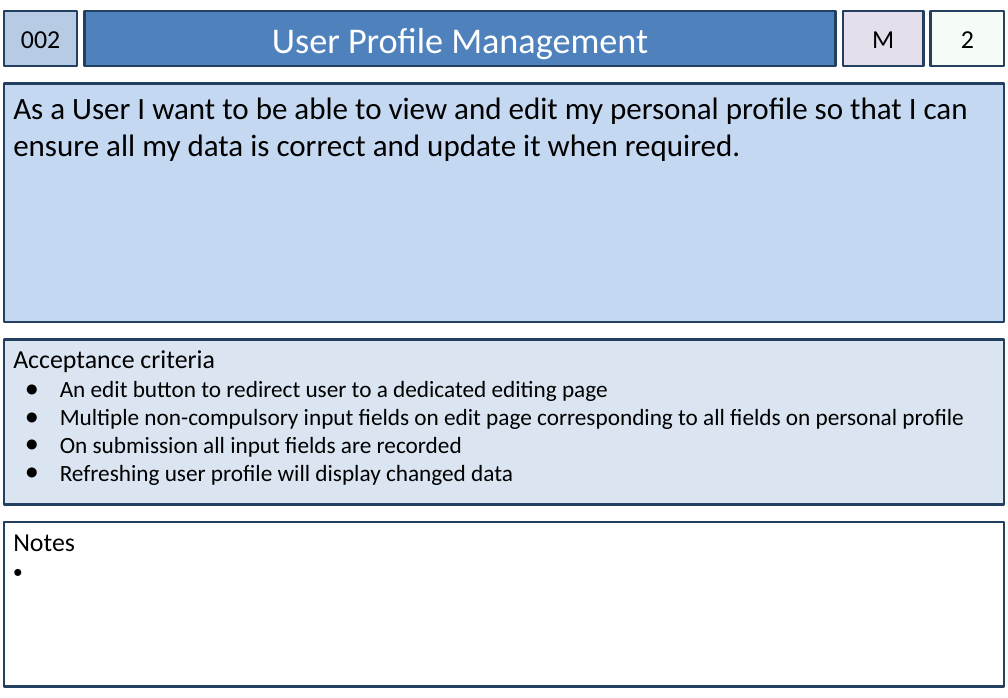
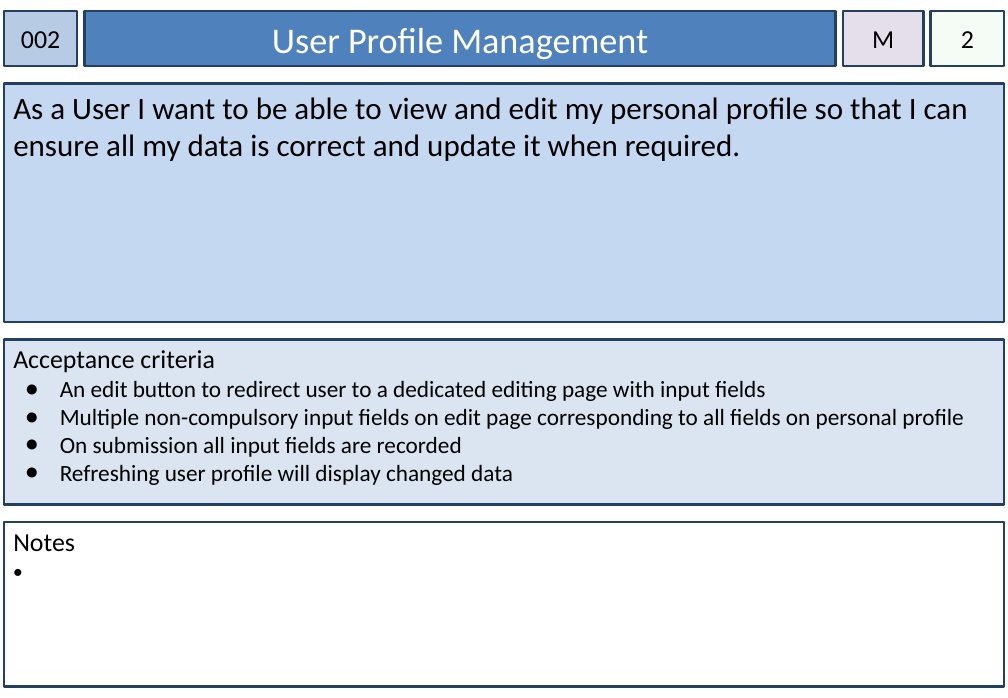
Before and after one commit to rickmccasker/IFB299, a slide deck: slide 4 of Documents/Story Cards.pptx. Drawn at 1008x698 pixels with LibreOffice and Linux fonts; fonts in the diff are those of the drawing. Boxes give left, top, right and bottom in pixels: in the first picture for what was removed or moved away, otherwise in the second. Text is boxed around its words. In the diff, an @@ line names an element or a change of style, - is before the commit and + after.

```diff
--- a/Documents/Story Cards.pptx
+++ b/Documents/Story Cards.pptx
@@ text in rectangle at box(60, 381, 765, 401): text changed @@
-● An edit button to redirect user to a dedicated editing page
+● An edit button to redirect user to a dedicated editing page with input fields
```
Also in this commit, not shown: 15 other slides changed, 1 slide added, 22 other files.
